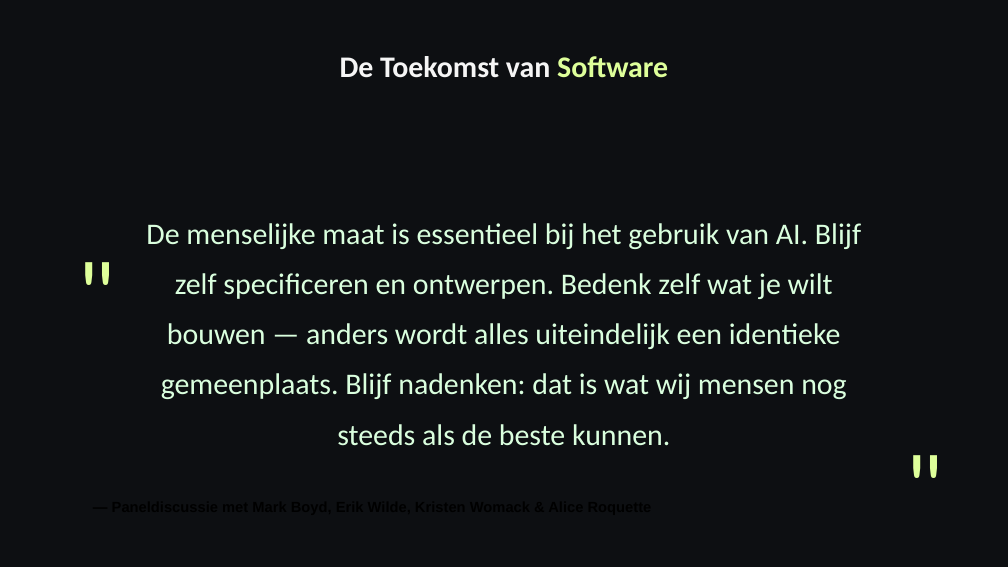
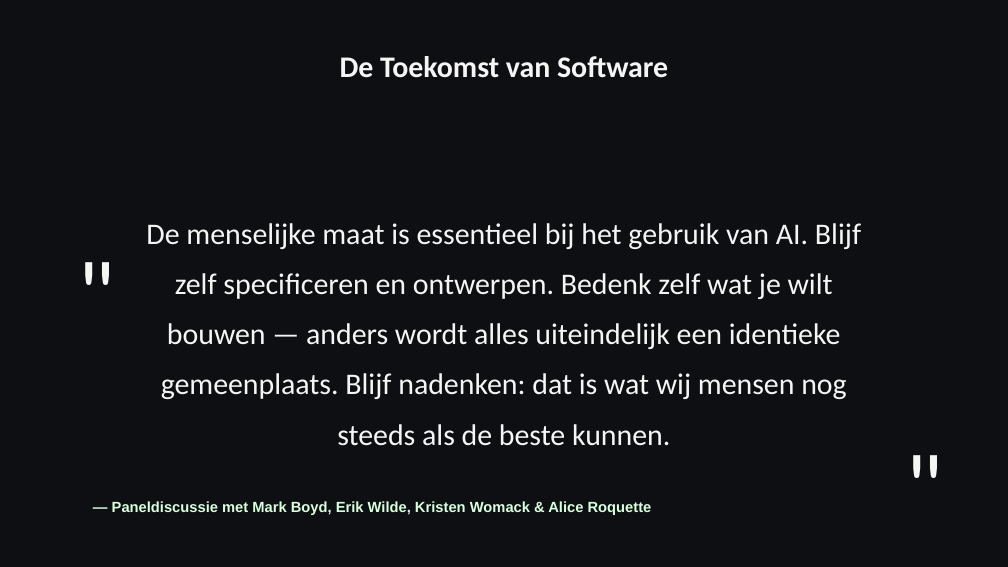
Before and after one commit to MarkWestbroek/Bitemporal_2026, a slide deck: slide 16 of bitemp_register_v06/docs/presentaties/apidays/FOST & apidays Amsterdam 2026 - Volledige Recap 17p - NIEUW.pptx. Drawn at 1008x567 pixels with LibreOffice and Linux fonts; fonts in the diff are those of the drawing; background and template pictures are left out. Boxes give left, top, right and bottom in pixels: in the first picture for what was removed or moved away, otherwise in the second. Text is boxed around its words. In the diff, an @@ line names an element or a change of style, - is before the commit and + after.

Commit message:
ppt

```diff
--- a/bitemp_register_v06/docs/presentaties/apidays/FOST & apidays Amsterdam 2026 - Volledige Recap 17p - NIEUW.pptx
+++ b/bitemp_register_v06/docs/presentaties/apidays/FOST & apidays Amsterdam 2026 - Volledige Recap 17p - NIEUW.pptx
@@ text "De Toekomst van Software" at (x1=340, y1=56, x2=668, y2=78): text colour #DEFF9A to #F5F5F5 in "Software" @@
@@ text "De menselijke maat is essentieel ..." at (x1=146, y1=223, x2=861, y2=446): text colour #DAFFDE to #F5F5F5 @@
@@ text """ at (x1=77, y1=231, x2=102, y2=345): text colour #DEFF9A to #F5F5F5 @@
@@ text """ at (x1=906, y1=425, x2=931, y2=538): text colour #DEFF9A to #F5F5F5 @@
@@ text "— Paneldiscussie met Mark Boyd, ..." at (x1=112, y1=501, x2=652, y2=515): text colour #000000 to #DAFFDE @@
```
Also in this commit, not shown: 12 other slides changed, 11 other files.
